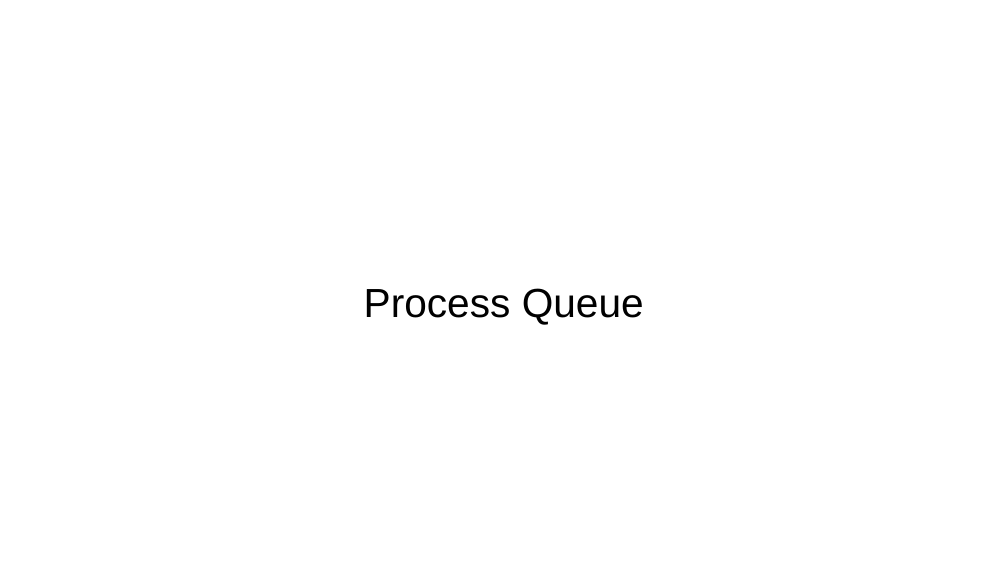
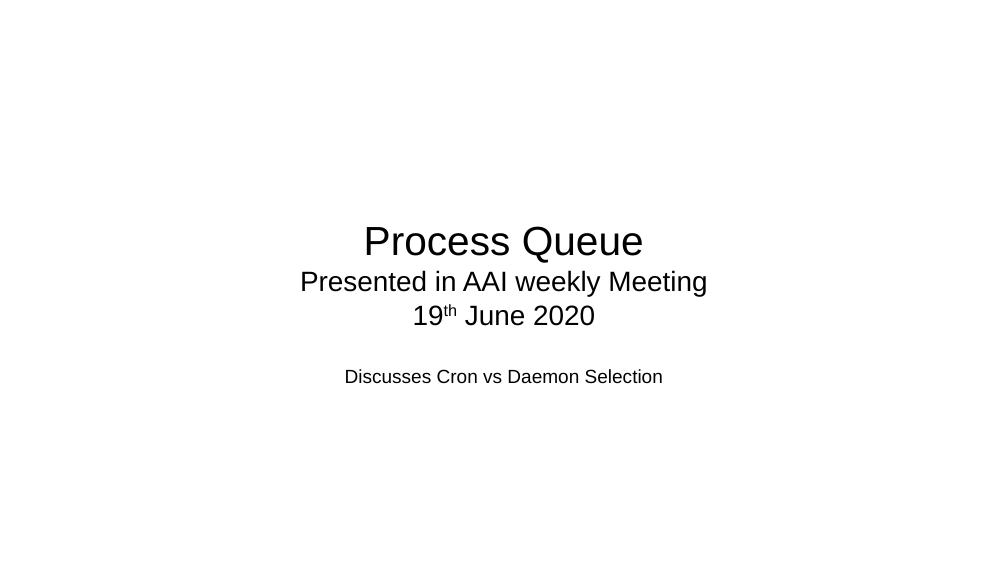
Before and after one commit to autoreduction/autoreduce-documents, a slide deck: slide 1 of design/QueueProcessor/Why_cron.odp. Drawn at 1008x567 pixels with LibreOffice and Linux fonts; fonts in the diff are those of the drawing; background and template pictures are left out. Boxes give left, top, right and bottom in pixels: in the first picture for what was removed or moved away, otherwise in the second. Text is boxed around its words. In the diff, an @@ line names an element or a change of style, - is before the commit and + after.

```diff
--- a/design/QueueProcessor/Why_cron.odp
+++ b/design/QueueProcessor/Why_cron.odp
@@ subtitle at box(300, 270, 707, 384): paragraphs added @@
+Presented in AAI weekly Meeting
+19th June 2020
+Discusses Cron vs Daemon Selection
```
Also in this commit, not shown: 1 other file.
